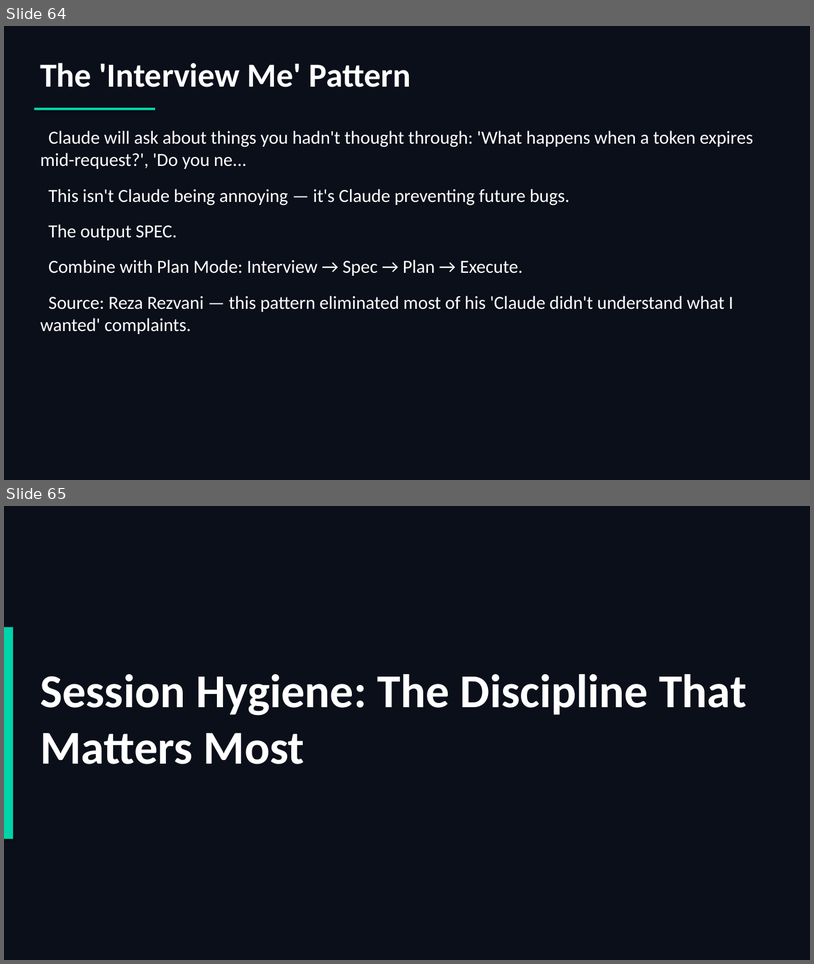
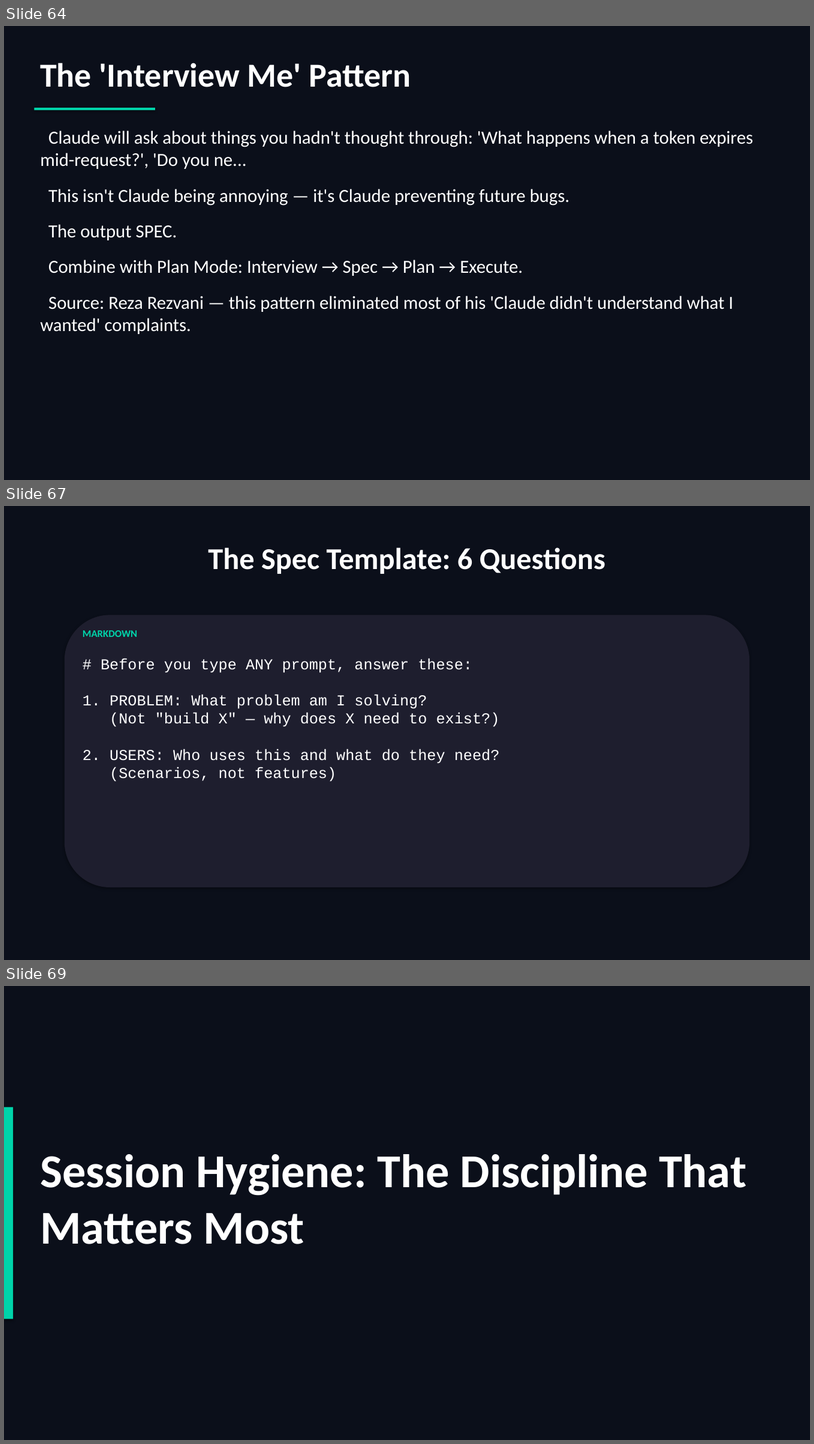
Before and after one commit to scottrhay/AIA-ClaudeCopilot, a slide deck: slides/Day2_Claude_Code_Fundamentals.pptx. Shown one above the other, each under a label of ours: slides 64 and 65 before the commit, slides 64, 67 and 69 after it; the slides between them are not shown. The pictures are 814x964 and 814x1444 pixels, drawn with LibreOffice and Linux fonts; fonts in the diff are those of the drawing. Boxes give left, top, right and bottom in pixels: in the first picture for what was removed or moved away, otherwise in the second. Text is boxed around its words. In the diff, an @@ line names an element or a change of style, - is before the commit and + after.

Commit message:
Add spec-writing as core theme across Days 2-3 + ebook
Day 2 (+4 slides, now 113):
- 'The Skill That Separates AI Power Users' (statement)
- 'Spec Quality = Output Quality' (vague vs precise comparison)
- 'The Spec Template: 6 Questions' (problem/users/requirements/boundaries/acceptance/constraints)
- 'Demo: Spec-Driven Development' (health check endpoint, vague vs spec)

Day 3 (+2 slides, now 107):
- 'Spec-Driven AI Development: The 4-Phase Process' (specify/plan/tasks/implement)
- 'Real Spec Structure: Feature Folder Pattern' (with CLAUDE.md integration)

Ebook: Added 'The Meta-Skill: Intent Specification' section in Chapter 5
with 6-question framework and team scaling process.
Source: Nate B Jones, AIA-Template SPEC-TEMPLATE.md + SPEC-DRIVEN-PROCESS.md

```diff
--- a/slides/Day2_Claude_Code_Fundamentals.pptx
+++ b/slides/Day2_Claude_Code_Fundamentals.pptx
@@ slide 67 added at (x1=4, y1=506, x2=810, y2=960), background #0B0F1A @@
@@ text added at (x1=208, y1=547, x2=606, y2=574), 36 pt, text #FFFFFF, bold @@
+The Spec Template: 6 Questions
@@ rounded rectangle added at (x1=65, y1=615, x2=750, y2=887), fill #1E1E2E @@
@@ text added at (x1=83, y1=630, x2=137, y2=637), 12 pt, text #00D4AA, bold @@
+MARKDOWN
@@ text added at (x1=83, y1=658, x2=500, y2=781), 18 pt, text #FFFFFF @@
+# Before you type ANY prompt, answer these:
+1. PROBLEM: What problem am I solving?
+(Not "build X" — why does X need to exist?)
+2. USERS: Who uses this and what do they need?
+(Scenarios, not features)
@@ what was slide 65 is now slide 69 @@
```
Also in this commit, not shown: 3 other slides added, 1 other file.
